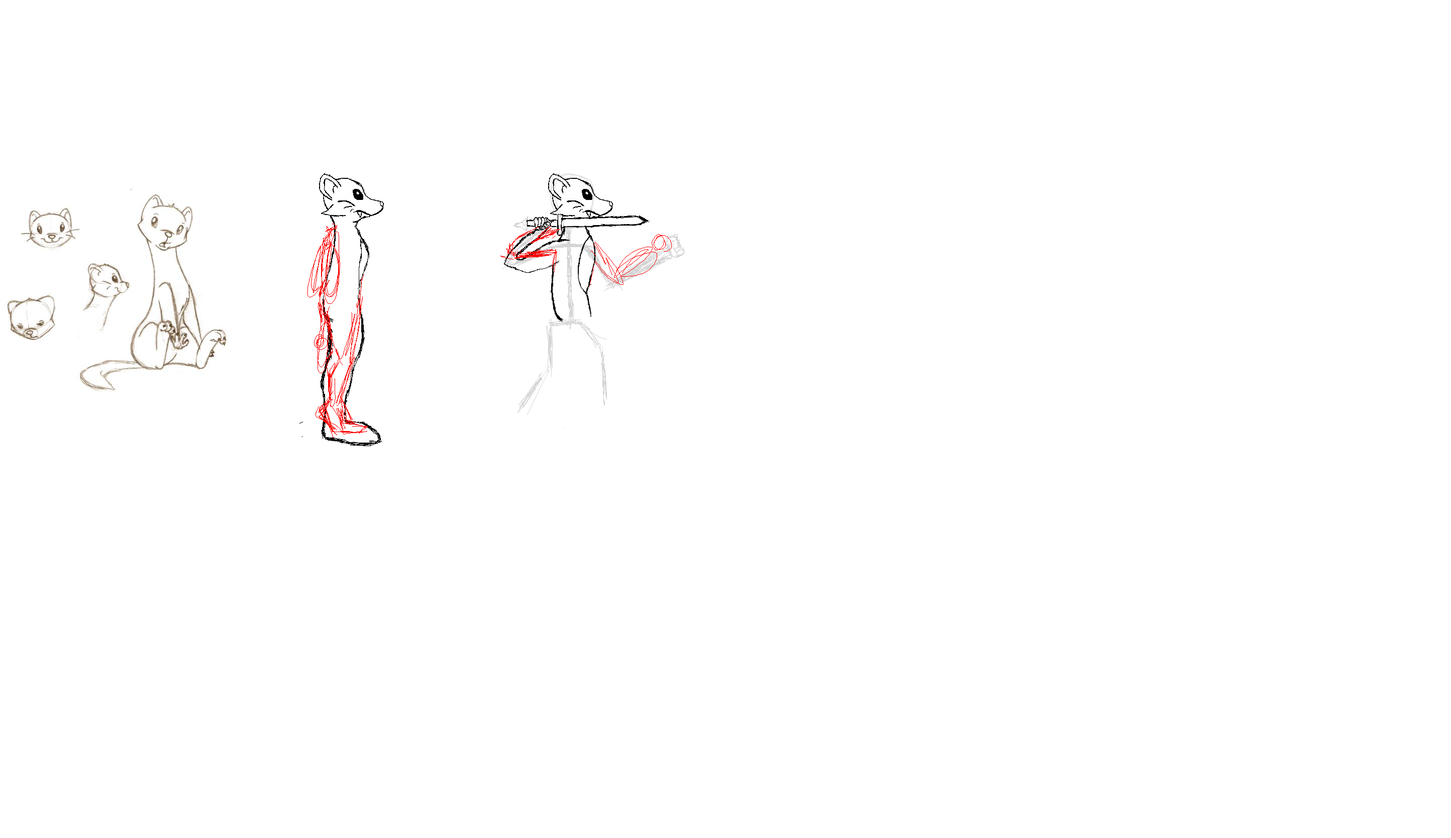
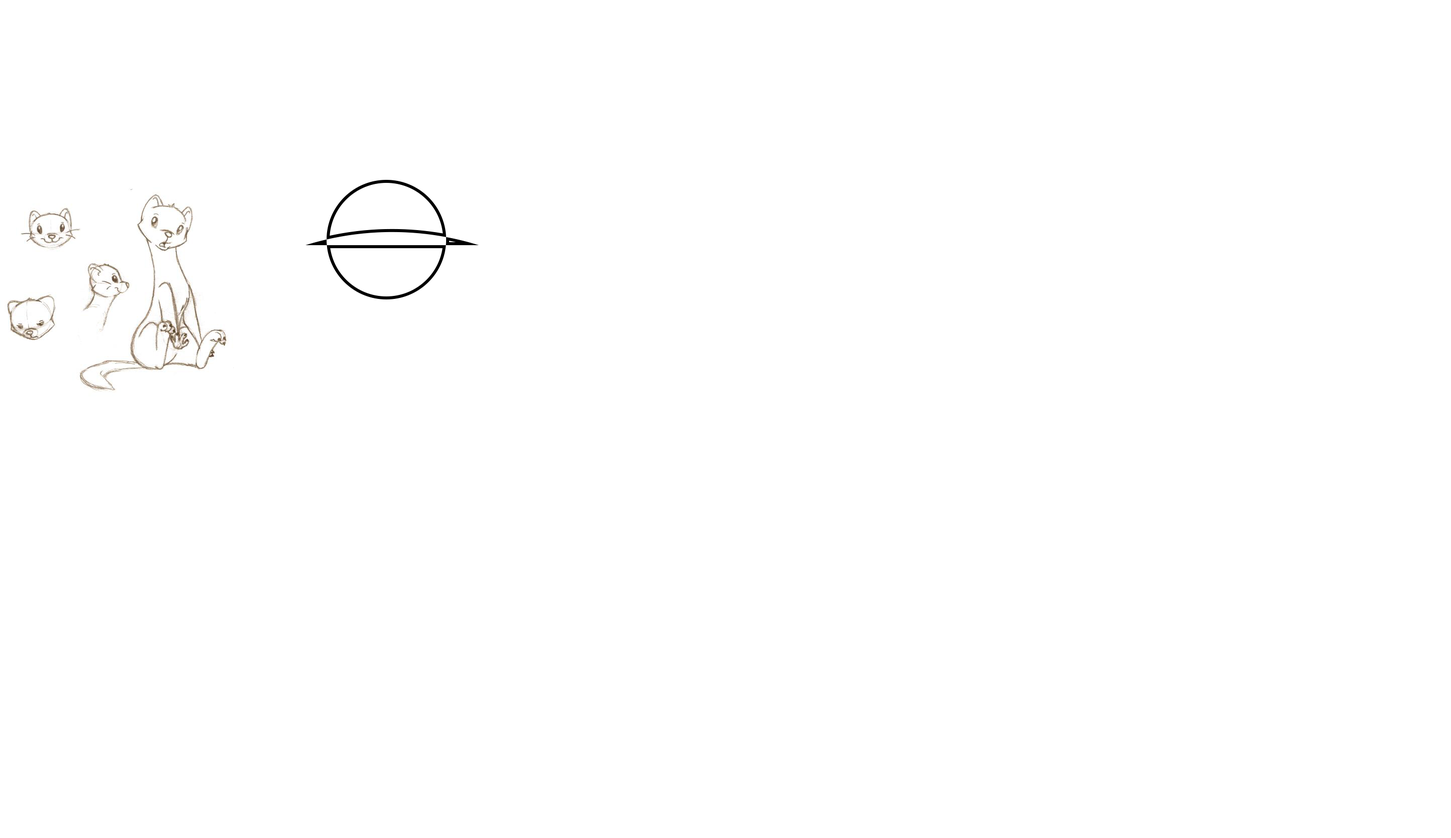
Before/after of a 1451×838 layered artwork. What changed in the layer stack:
added group "Hand Drawing Attempt copy" with 37 layers above "Hand Drawing Attempt" over [299,173,795,447]
added group "Squirrel Character Sketch" with 9 layers in group "Hand Drawing Attempt copy" over [305,177,479,301]
added group "HelmetOn_LookingForward" with 1 layers in group "Squirrel Character Sketch" over [305,179,479,300]
added layer "HeadBaseCircle VectorGuide Helm" in group "HelmetOn_LookingForward" over [305,179,479,300]
hid group "Hand Drawing Attempt" (24 layers) over [299,173,795,447]
hid group "Attempt 1 (Neutral Face)" (2nd of 2, in "Hand Drawing Attempt") (14 layers) over [299,173,795,447]
